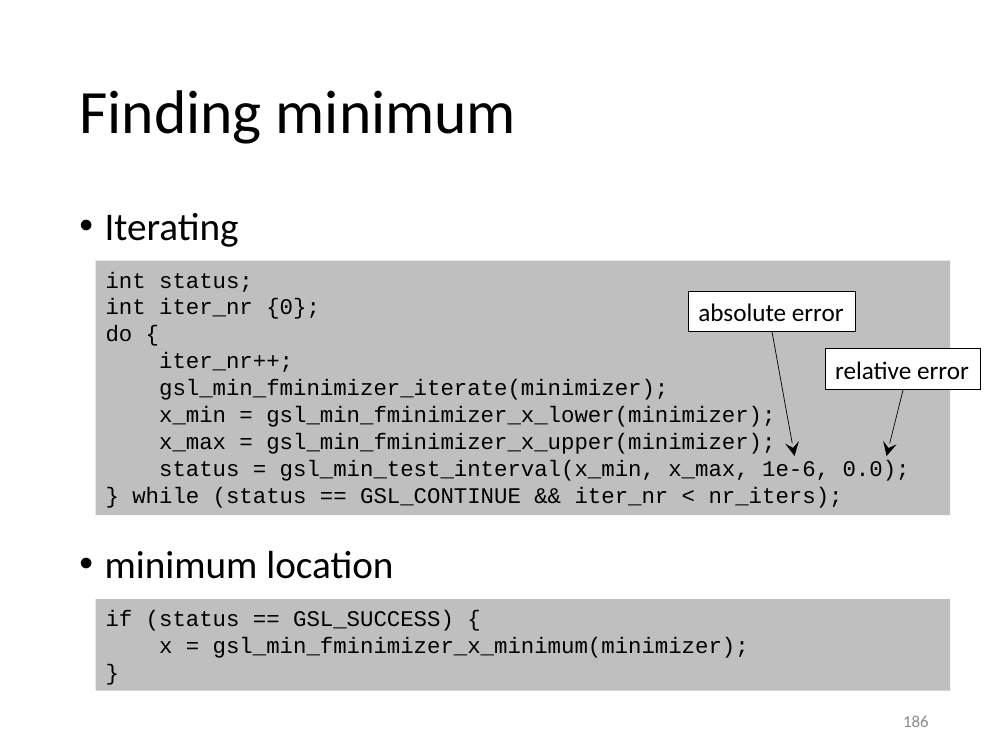
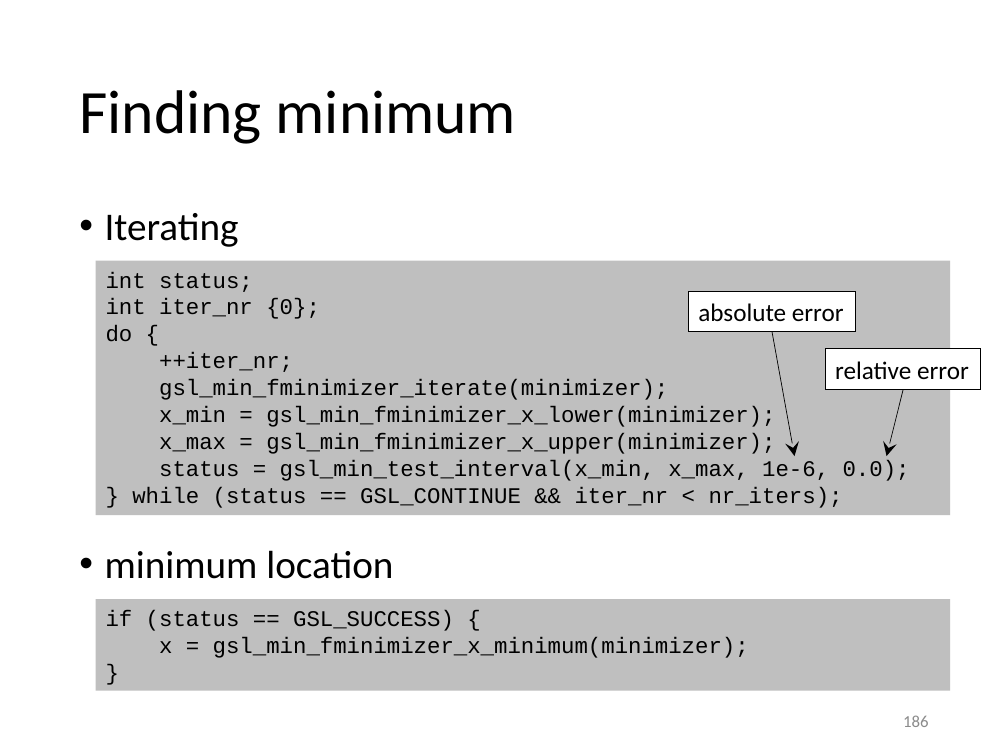
Before and after one commit to gjbex/training-material, a slide deck: slide 186 of CPlusPlus/scientific_cpp.pptx. Drawn at 1008x756 pixels with LibreOffice and Linux fonts; fonts in the diff are those of the drawing. Boxes give left, top, right and bottom in pixels: in the first picture for what was removed or moved away, otherwise in the second. Text is boxed around its words. In the diff, an @@ line names an element or a change of style, - is before the commit and + after.

```diff
--- a/CPlusPlus/scientific_cpp.pptx
+++ b/CPlusPlus/scientific_cpp.pptx
@@ text in rectangle at (159,352,293,372): text changed @@
-iter_nr++;
+++iter_nr;
```
Also in this commit, not shown: 17 other slides changed.
